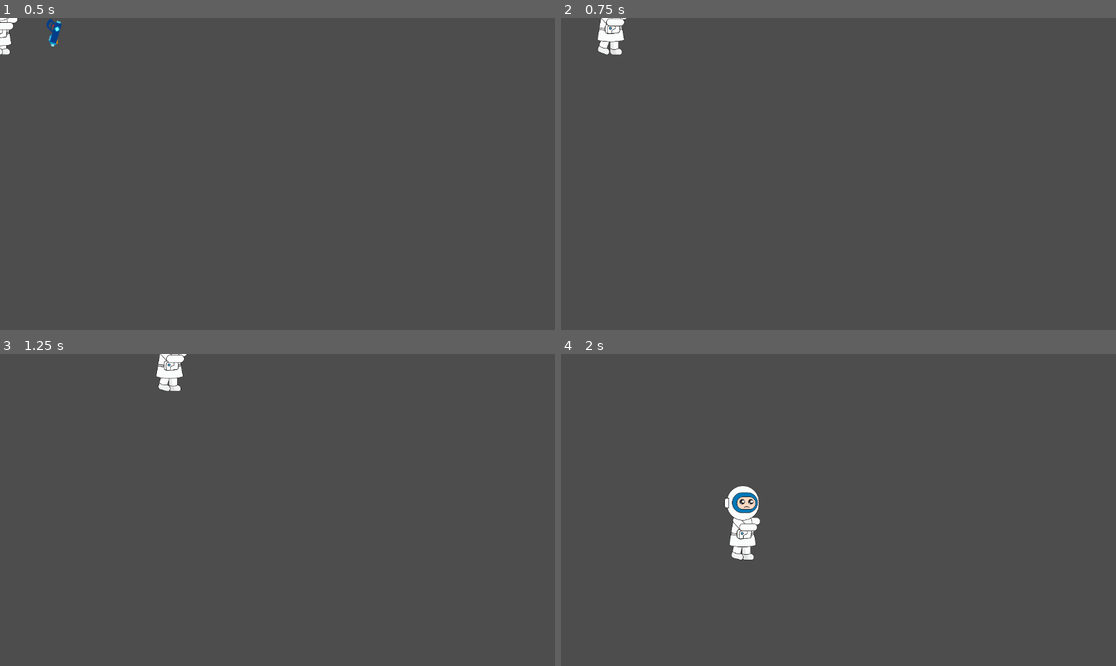
Above: before the commit, frames 1-4 (two rows, left to right).
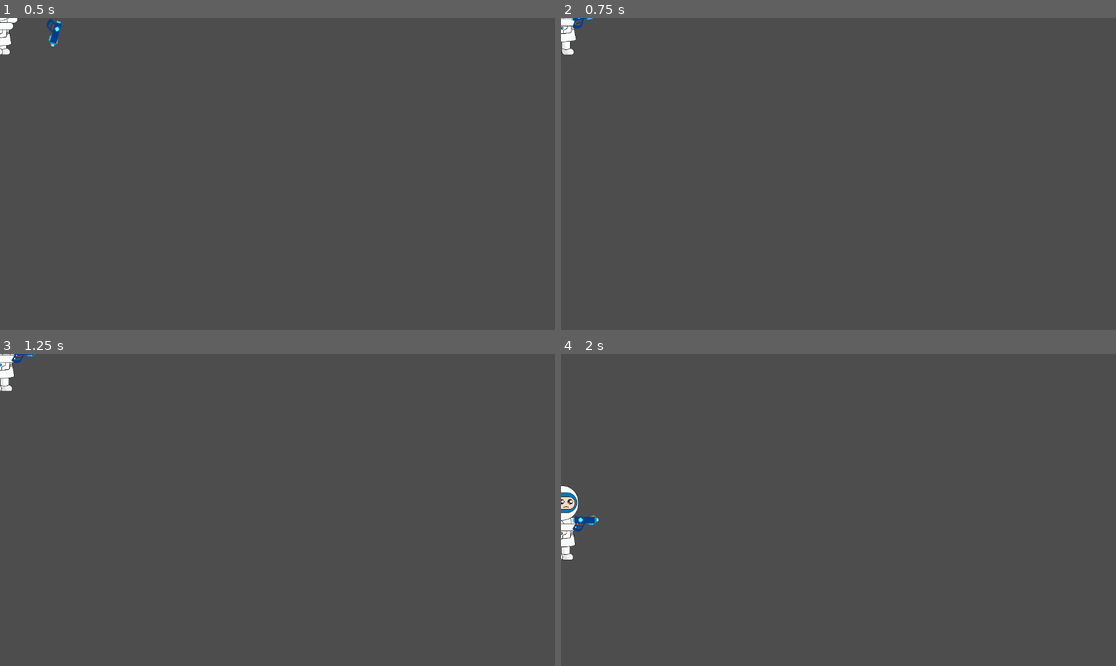
Above: after the commit, the same moments.

Repository: SenaHBHS/planet-xcape
Game: Godot game, scene res://scenes/player/player.tscn
Two runs of this game, one before a commit and one after it. Both use one fixed random seed, a clock stepped at 60 frames per second and the inputs below. The project has no main scene, so this scene is started directly.
Inputs:
- Up to frame 1 (0.5 s): no input
- Up to frame 2 (0.75 s): hold D (move_right) from 0.53 s (still down); tap Space (attack) at 0.6 s
- Up to frame 3 (1.25 s): keep holding D (move_right)
- Up to frame 4 (2 s): release D (move_right) at 1.28 s; hold S (move_down) from 1.28 s (still down); tap Space (attack) at 1.35 s

Frame 1 is identical in both runs. In frame 2, 0.8% of the frame differs, in the area x 0-12%, y 0-12%; in frame 3, 0.8%; in frame 4, 1.7%, in the area x 0-36%, y 42-67%.

Commit message:
handhel weapon scene initialised

Diff:
--- a/autoload/inventory_manager.gd
+++ b/autoload/inventory_manager.gd
@@ -4,7 +4,8 @@
 var inventory_limit = 3 # max n(items) in the inventory!
 var available_items = [{
 	"name": "plasma_streamer",
-	"category": "weapon"
+	"category": "weapon",
+	"hp_points": 100
 }] # this has a default item for testing purposes
 const dummy_item_template = {
 	"name": "",
@@ -53,7 +54,10 @@
 	else:
 		return false
 
-func remove_current_item(inventory_pos:int) -> void:
+func get_current_item() -> Dictionary:
+	return available_items[selected_pos]
+
+func remove_item(inventory_pos:int) -> void:
 	# returns whether the action was successful
 	available_slots.append(inventory_pos)
 	available_items[inventory_pos]["name"] = ""
--- a/scenes/player/handheld_weapon/handheld_weapon.gd
+++ b/scenes/player/handheld_weapon/handheld_weapon.gd
@@ -5,10 +5,16 @@
 
 func fire():
 	# this assumes it is called after making sure the equipped weapon is handheld
-	animated_sprite_2d.animation = WeaponManager.equipped_weapon
+	var current_weapon_name = WeaponManager.equipped_weapon
+	var current_weapon_props = WeaponManager.get_props_for_weapon(current_weapon_name)
+
+	# playing necessary animations
+	animated_sprite_2d.animation = current_weapon_name
 	animation_player.play("default_fire_movement")
 
-
-	# TODO: increase the n_times fired and delete delete the available item if the limit exceeds
+	var selected_weapon_inventory_obj = InventoryManager.get_current_item()
+	selected_weapon_inventory_obj["hp_points"] -= 1
 
 	# dealing with the weapon's lifetime
+	if selected_weapon_inventory_obj["hp_points"] <= 0:
+		InventoryManager.remove_item(InventoryManager.selected_pos)
--- a/scenes/player/player.gd
+++ b/scenes/player/player.gd
@@ -8,7 +8,7 @@
 # child nodes
 @onready var animated_sprite_2d = $AnimatedSprite2D
 @onready var selected_item_halo = $SelectedItemHalo
-#@onready var handheld_weapon = $HandheldWeapon
+@onready var handheld_weapon = $HandheldWeapon
 
 # Called every frame. 'delta' is the elapsed time since the previous frame.
 func _physics_process(delta: float) -> void:
@@ -23,7 +23,8 @@
 		just_attacked = true
 
 		if animation_name == "shoot": # implies a weapon is selected
-			pass
+			handheld_weapon.visible = true
+			handheld_weapon.fire()
 		else:
 			# this means the player has just attacked
 			pass
@@ -77,7 +78,7 @@
 			animated_sprite_2d.play("idle")
 
 	# updating the halo sprite to match the selection
-	var selected_item_name = InventoryManager.available_items[InventoryManager.selected_pos]["name"]
+	var selected_item_name = InventoryManager.get_current_item()["name"]
 	if selected_item_name != "":
 		selected_item_halo.animation = selected_item_name
 	else:
@@ -86,3 +87,4 @@
 func _on_animation_finished():
 	ONE_TIME_ANIMATION_FINISHED = true
 	selected_item_halo.visible = true
+	handheld_weapon.visible = false
--- a/scenes/player/player.tscn
+++ b/scenes/player/player.tscn
@@ -14,6 +14,7 @@
 [ext_resource type="Texture2D" uid="uid://dn7w4ghpdkfo4" path="res://assets/sprites/objects/space_booster.png" id="11_8kpte"]
 [ext_resource type="Texture2D" uid="uid://b8fmut62j3vm2" path="res://assets/sprites/weapons/Plasma Streamer.png" id="11_lbffr"]
 [ext_resource type="Texture2D" uid="uid://qfce7lh7h64i" path="res://assets/sprites/weapons/Pulse Pistol.png" id="12_ivska"]
+[ext_resource type="PackedScene" uid="uid://dbfofcs1i24g4" path="res://scenes/player/handheld_weapon/handheld_weapon.tscn" id="15_0d10l"]
 
 [sub_resource type="CapsuleShape2D" id="CapsuleShape2D_2u5ak"]
 radius = 138.0
@@ -547,7 +548,7 @@
 
 [node name="AnimatedSprite2D" type="AnimatedSprite2D" parent="."]
 sprite_frames = SubResource("SpriteFrames_fltqo")
-animation = &"hit"
+animation = &"shoot"
 
 [node name="SelectedItemHalo" type="AnimatedSprite2D" parent="."]
 position = Vector2(0, -3.8147e-06)
@@ -563,4 +564,9 @@
 }
 autoplay = "rotate_halo"
 
+[node name="HandheldWeapon" parent="." instance=ExtResource("15_0d10l")]
+visible = false
+position = Vector2(170, 6.66667)
+scale = Vector2(0.35, 0.35)
+
 [connection signal="animation_finished" from="AnimatedSprite2D" to="." method="_on_animation_finished"]
Not shown: 1 places in scenes/player/player.tscn that only renumber resources
